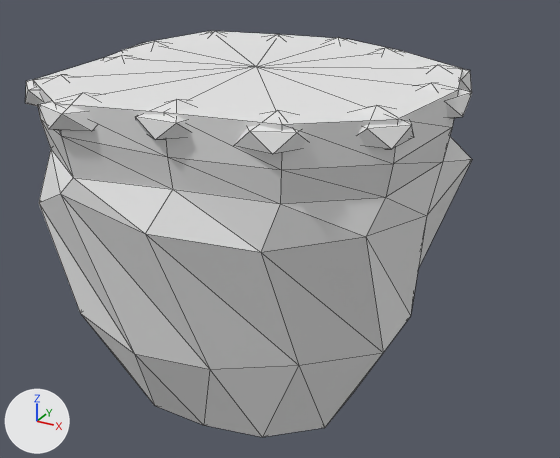
An edit to the FBX model Assets/SnowballArena/Art/Concept/ConceptIslet0.fbx, drawn before and after from the same camera.
Both versions are drawn from a 50 mm lens placed at (1.98, -3.36, 0.82), pointed at (0.14, 0.0, -0.86). Arrows for +X, +Y and +Z are at lower left; the lights stay in place. The first picture is the older version. Mesh edges are drawn as thin lines. Where no turn or scale is listed for an object, it has been applied to the vertices. Vertices at exactly the same position are counted once.

Objects in the first picture: 'ConceptIslet0'.
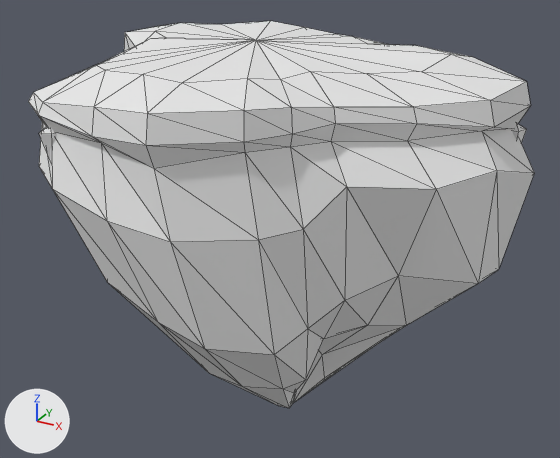
Pixel boxes (x1, y1, x2, y2) of what changed, in the pictures (560 x 458 px):
'ConceptIslet0', reshaped (13% wider): before (25, 31, 472, 437); after (28, 21, 534, 408)
part 1 of me_conceptislet0, rebuilt (15% wider): before (33, 31, 472, 437); after (28, 21, 534, 408)
part 2 of me_conceptislet0, deleted: before (25, 32, 472, 154)
part 3 of me_conceptislet0, reshaped (mostly hidden afterwards): before (38, 93, 101, 132); after (39, 124, 527, 159)

What the commit changed:
me_conceptislet0 is used by ob_conceptislet0; location (0.0, 0.0, 0.0).
me_conceptislet0 had 275 vertices, 468 faces and spanned x -0.99..1.08, y -1.08..0.99, z -1.99..0.03.
me_conceptislet0 now has 199 vertices, 382 faces and spans x -1.14..1.36, y -1.09..0.96, z -1.84..0.13.
me_conceptislet0 part 1: the loose piece of 93 vertices spanning x -0.91..1.04, y -1.03..0.93, z -1.99..0.0 is rebuilt with 178 vertices and now spans x -1.14..1.36, y -1.09..0.95, z -1.84..0.13.
me_conceptislet0 part 2: 12 loose pieces with 144 vertices, spanning x -0.99..1.08, y -0.98..0.99, z -0.16..0.03, are deleted.
Part 3, on me_conceptislet0:
38 vertices are removed from x -0.85..0.97, y -1.08..0.88, z -0.34..0.02.
46 faces are deleted.
21 vertices are added at x -0.53..1.29, y -1.01..0.96, z -0.42..-0.12.
30 new faces join them, mat_ice (white #e7e7e7).
